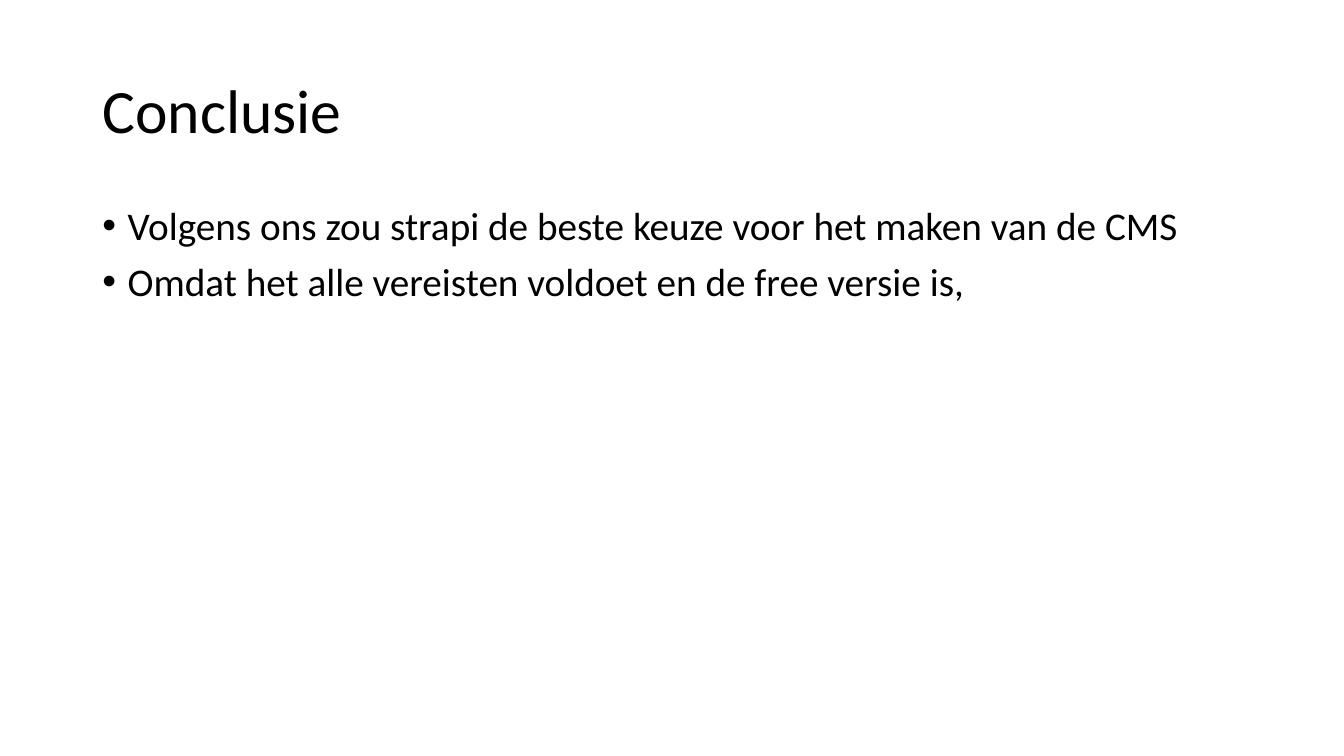
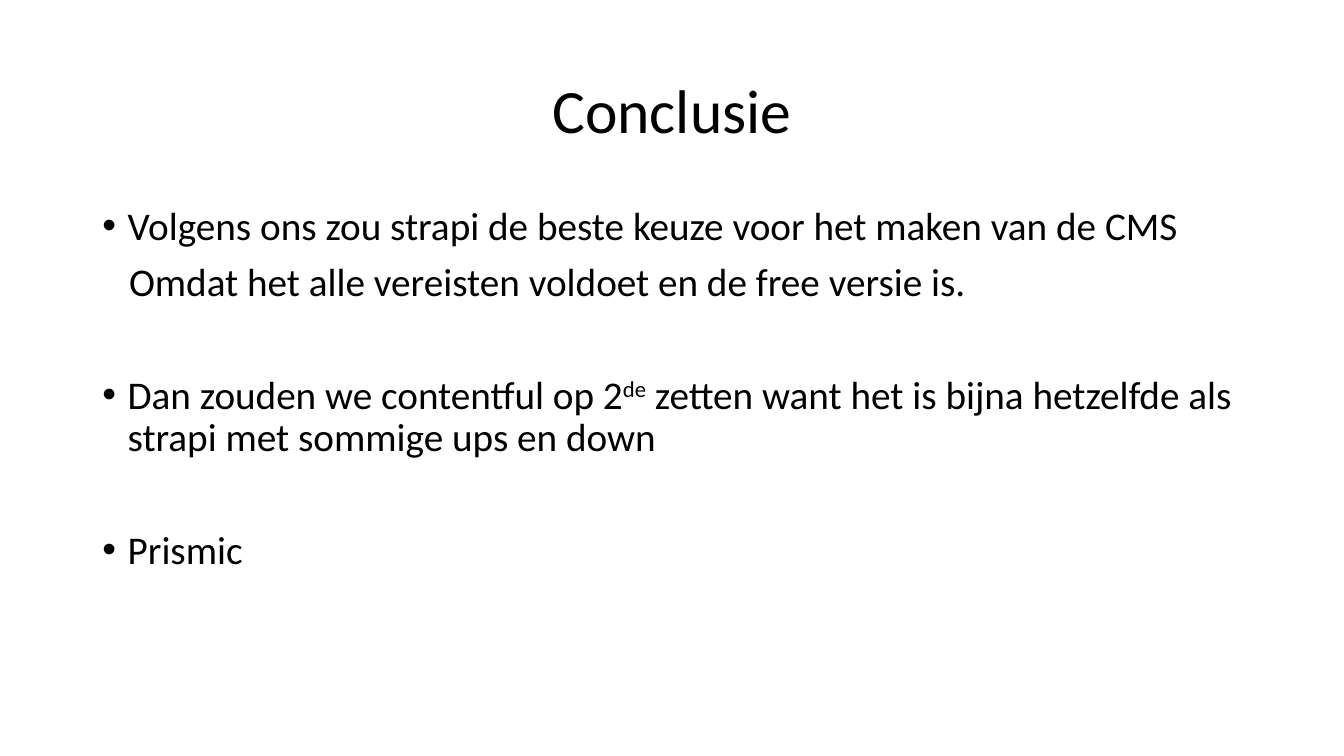
Before and after one commit to mohammedOulad/Bloomup, a slide deck: slide 13 of Headless CMS.pptx. Drawn at 1344x756 pixels with LibreOffice and Linux fonts; fonts in the diff are those of the drawing. Boxes give left, top, right and bottom in pixels: in the first picture for what was removed or moved away, otherwise in the second. Text is boxed around its words. In the diff, an @@ line names an element or a change of style, - is before the commit and + after.

```diff
--- a/Headless CMS.pptx
+++ b/Headless CMS.pptx
@@ title "Conclusie" at bbox=[552, 90, 791, 134]: alignment left to centre @@
@@ text at bbox=[128, 268, 1231, 565]: text changed @@
-• Omdat het alle vereisten voldoet en de free versie is,
+Omdat het alle vereisten voldoet en de free versie is.
+• Dan zouden we contentful op 2de zetten want het is bijna hetzelfde als strapi met sommige ups en down
+• Prismic
```
Also in this commit, not shown: 4 other slides changed, 1 slide added, 1 slide removed, 6 other files.
